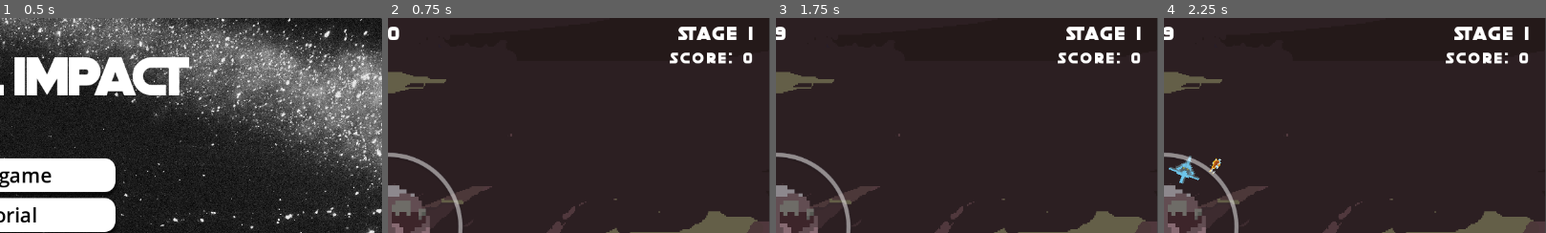
Above: before the commit, frames 1-4 (left to right).
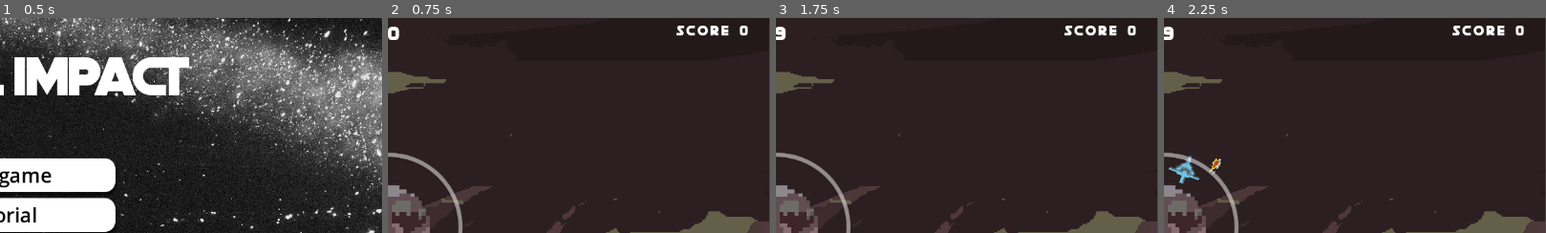
Above: after the commit, the same moments.

Repository: Affirmadrip/orbital-shield-defense
Game: Godot game, scene res://scenes/main_menu.tscn
Same seed, same stepped clock (60 frames per second), same inputs: the game is played once before the commit and once after it.
Inputs:
- Up to frame 1 (0.5 s): no input
- Up to frame 2 (0.75 s): click "Start game" at 0.5 s
- Up to frame 3 (1.75 s): tap Enter at 1.25 s; hold D (Fly_right) from 1.28 s (still down); hold Shift (Fly_Faster) from 1.28 s (still down)
- Up to frame 4 (2.25 s): release D (Fly_right) at 2.03 s; release Shift (Fly_Faster) at 2.03 s; hold A (Fly_left) from 2.03 s (still down); tap Space (Shoot) at 2.1 s
The pictures show only the part of the screen within x 50-100%, y 1-51%; the shares and areas given below are measured in that part.

Frame 1 is identical in both runs. In frame 2, 1.6% of the frame differs, in the area x 73-96%, y 3-22%; in frame 3, 1.6%; in frame 4, 1.6%.

Commit message:
Remove Stage label and stage logic

Diff:
--- a/scenes/stage.tscn
+++ b/scenes/stage.tscn
@@ -91,24 +91,14 @@
 text = "60"
 horizontal_alignment = 1
 
-[node name="StageLabel" type="Label" parent="UI"]
-offset_left = 1000.0
+[node name="ScoreLabel" type="Label" parent="UI"]
+offset_left = 993.0
 offset_top = 18.0
-offset_right = 1130.0
-offset_bottom = 41.0
-theme_override_fonts/font = SubResource("FontVariation_spacing")
-theme_override_font_sizes/font_size = 28
-text = "Stage 1"
-horizontal_alignment = 2
-
-[node name="ScoreLabel" type="Label" parent="UI"]
-offset_left = 1000.0
-offset_top = 58.0
-offset_right = 1130.0
+offset_right = 1123.0
 offset_bottom = 81.0
 theme_override_fonts/font = SubResource("FontVariation_spacing")
-theme_override_font_sizes/font_size = 22
-text = "Score 0"
+theme_override_font_sizes/font_size = 20
+text = "Score"
 horizontal_alignment = 2
 
 [node name="Center" type="Marker2D" parent="."]
@@ -187,7 +177,7 @@
 layout_mode = 2
 size_flags_horizontal = 4
 theme_override_font_sizes/font_size = 72
-text = "Stage Clear!"
+text = "Stage 1 Clear"
 horizontal_alignment = 1
 
 [node name="NextStageButton" type="Button" parent="Clear stage 1/VBoxContainer"]
--- a/scripts/stage.gd
+++ b/scripts/stage.gd
@@ -9,7 +9,7 @@
 @onready var hp_label: Label = $UI/HPLabel
 @onready var hp_bar: ProgressBar = $UI/HPBar
 @onready var timer_label: Label = $UI/TimerLabel
-@onready var stage_label: Label = $UI/StageLabel
+
 @onready var score_label: Label = $UI/ScoreLabel
 
 var score: int = 0
@@ -112,10 +112,8 @@
 	_update_stage_ui()
 
 func _update_stage_ui() -> void:
-	if stage_label:
-		stage_label.text = "STAGE " + str(current_stage)
 	if score_label:
-		score_label.text = "Score: " + str(score)
+		score_label.text = "Score " + str(score)
 
 func _create_enemy_list(counts: Dictionary) -> void:
 	spawn_queue.clear()
